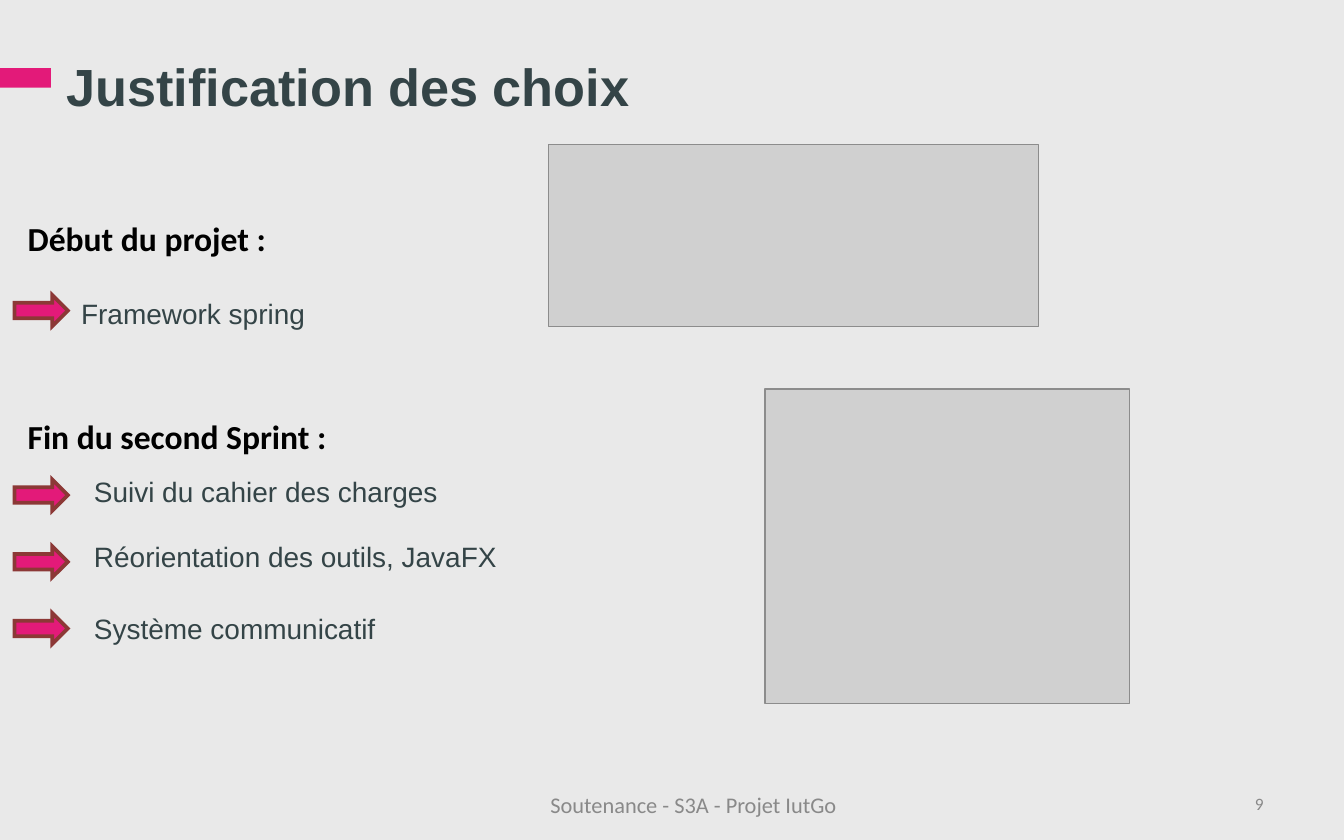
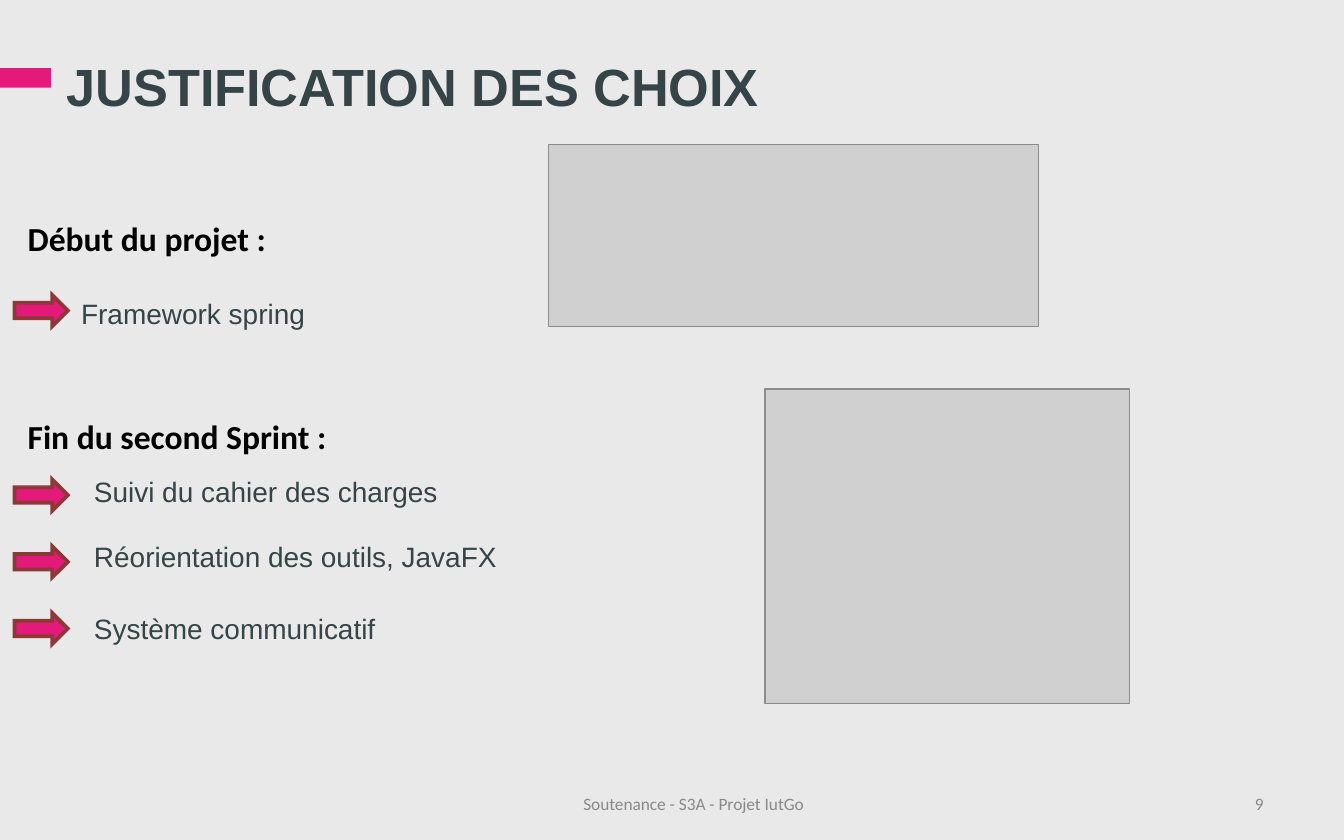
Before and after one commit to iuts3a/IUTGo, a slide deck: slide 9 of Soutenance/Soutenance-IutGo.ppt. Drawn at 1344x840 pixels with LibreOffice and Linux fonts; fonts in the diff are those of the drawing; grey boxes stand for pictures; background and template pictures are left out. Boxes give left, top, right and bottom in pixels: in the first picture for what was removed or moved away, otherwise in the second. Text is boxed around its words. In the diff, an @@ line names an element or a change of style, - is before the commit and + after.

```diff
--- a/Soutenance/Soutenance-IutGo.ppt
+++ b/Soutenance/Soutenance-IutGo.ppt
@@ title at [67, 69, 758, 107]: text changed @@
-Justification des choix
+JUSTIFICATION DES CHOIX
@@ text "Soutenance - S3A - Projet ..." at [583, 798, 804, 813]: size 12 to 9.3 pt; line spacing 1 to 0.8 @@
```
Also in this commit, not shown: 9 other slides changed, 1 other file.
